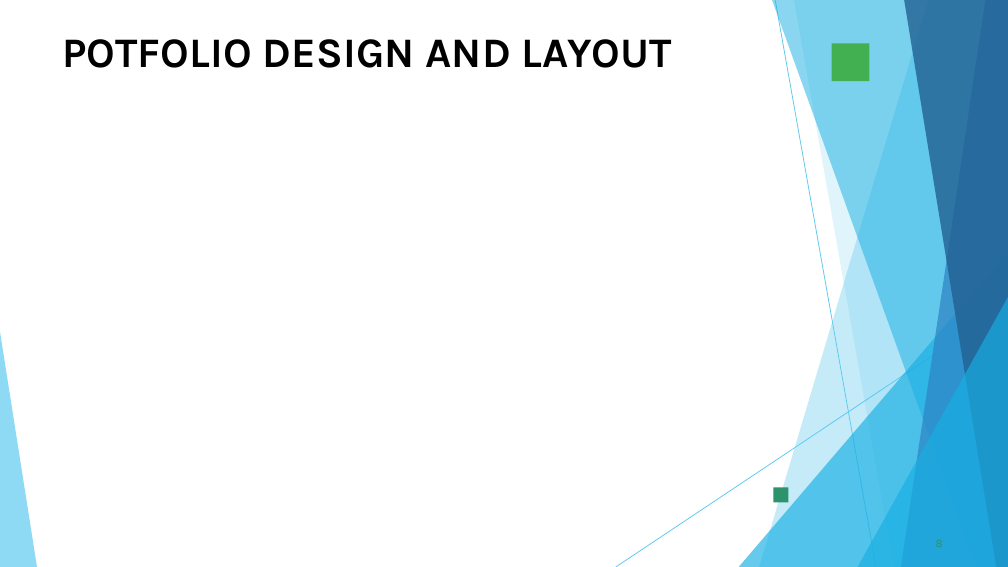
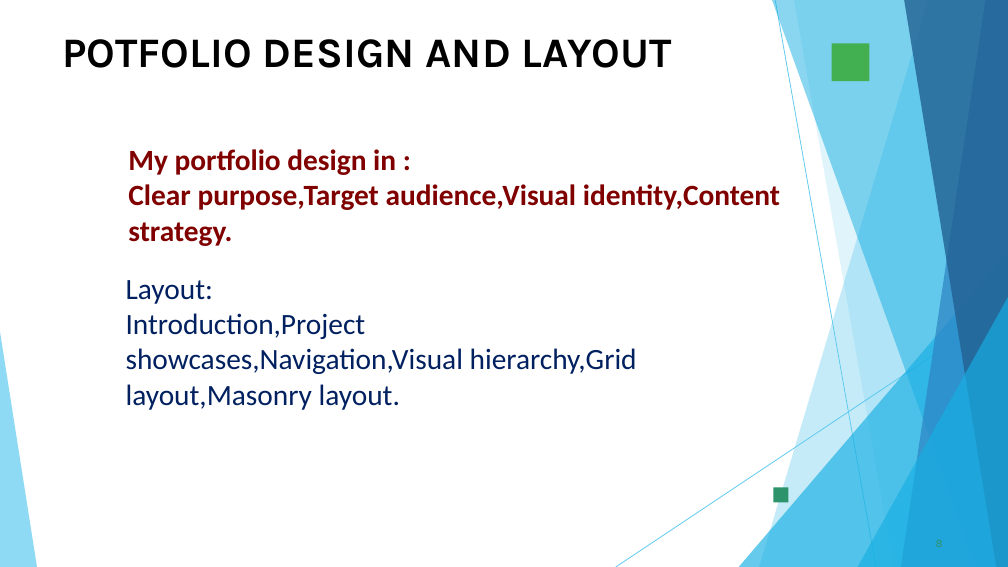
Before and after one commit to reshma225217/TNSDC-FWD-DigitalPortfoli, a slide deck: slide 8 of PPT FWD TNSDC 2025.pptx. Drawn at 1008x567 pixels with LibreOffice and Linux fonts; fonts in the diff are those of the drawing; background and template pictures are left out. Boxes give left, top, right and bottom in pixels: in the first picture for what was removed or moved away, otherwise in the second. Text is boxed around its words. In the diff, an @@ line names an element or a change of style, - is before the commit and + after.

```diff
--- a/PPT FWD TNSDC 2025.pptx
+++ b/PPT FWD TNSDC 2025.pptx
@@ text added at bbox=[128, 149, 780, 246], 28 pt, text #800000, bold @@
+My portfolio design in :
+Clear purpose,Target audience,Visual identity,Content strategy.
@@ text added at bbox=[126, 280, 637, 410], 28 pt, text #002060 @@
+Layout:
+Introduction,Project showcases,Navigation,Visual hierarchy,Grid layout,Masonry layout.
```
Also in this commit, not shown: 8 other slides changed, 1 slide added, 1 slide removed.
